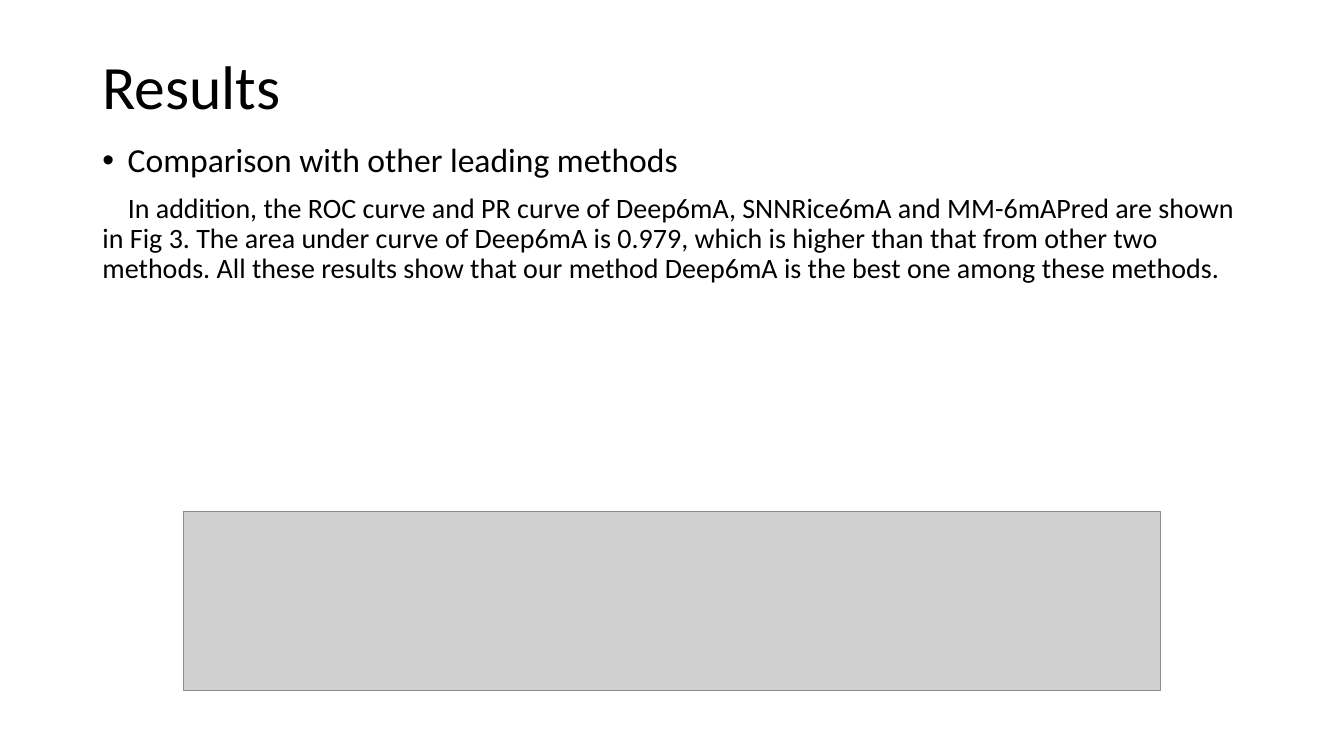
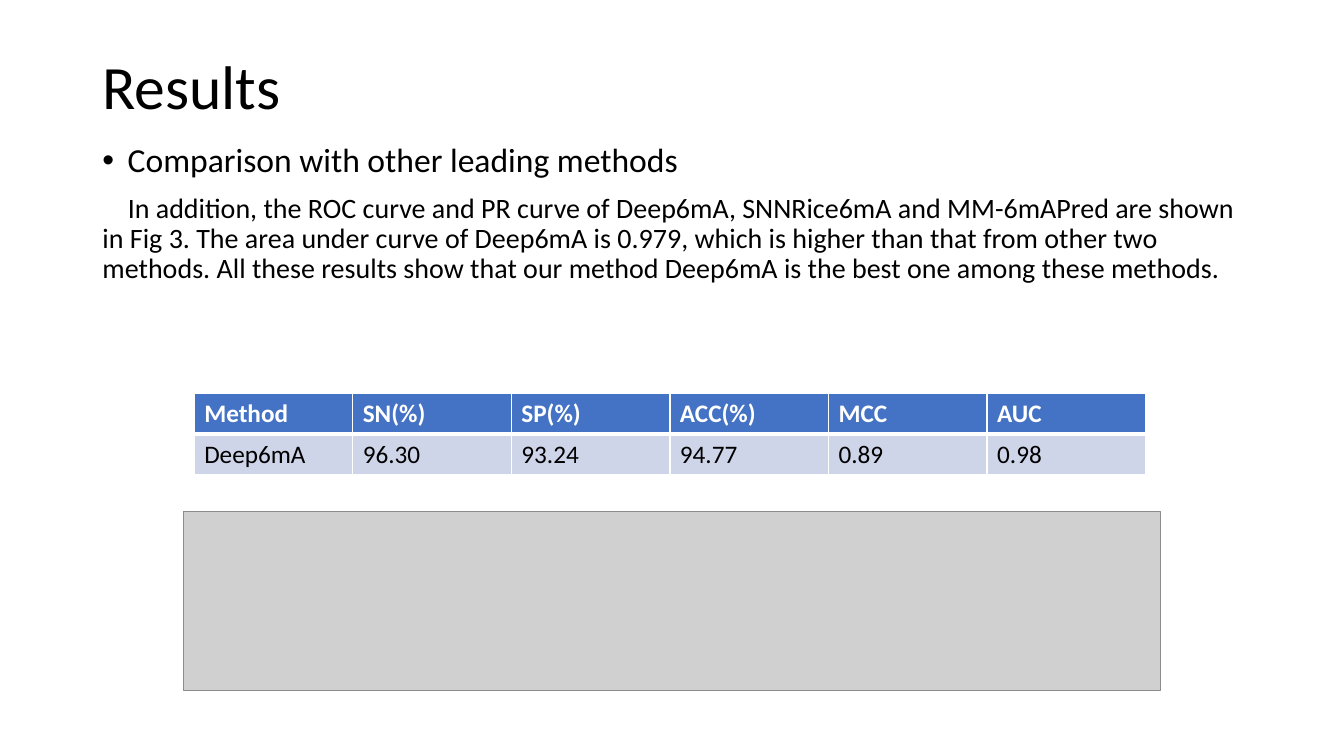
Before and after one commit to YanChengHuang/paper_implement, a slide deck: slide 34 of Deep6mA/Presentation/deep6mA.pptx (slide 22 before the commit). Drawn at 1344x756 pixels with LibreOffice and Linux fonts; fonts in the diff are those of the drawing; grey boxes stand for pictures. Boxes give left, top, right and bottom in pixels: in the first picture for what was removed or moved away, otherwise in the second. Text is boxed around its words. In the diff, an @@ line names an element or a change of style, - is before the commit and + after.

```diff
--- a/Deep6mA/Presentation/deep6mA.pptx
+++ b/Deep6mA/Presentation/deep6mA.pptx
@@ table added at [195,393,1144,475], 2 rows, 6 columns @@
+Method | SN(%) | SP(%) | ACC(%) | MCC | AUC
+Deep6mA | 96.30 | 93.24 | 94.77 | 0.89 | 0.98
```
Also in this commit, not shown: 3 slides added, 1 other file.
